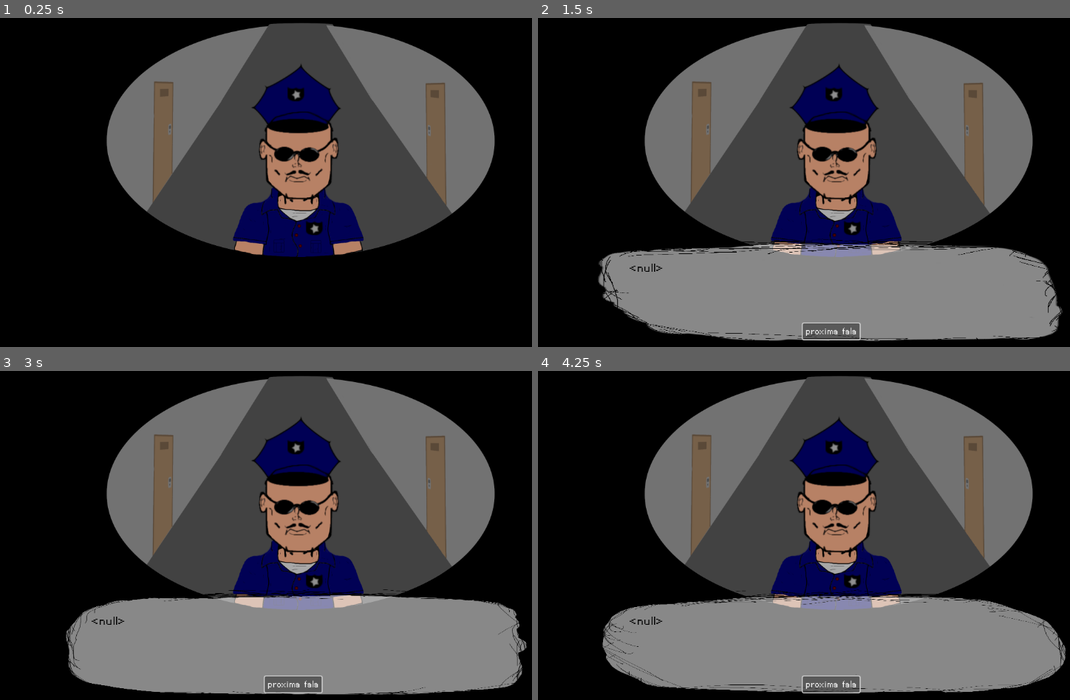
Above: before the commit, frames 1-4 (two rows, left to right).
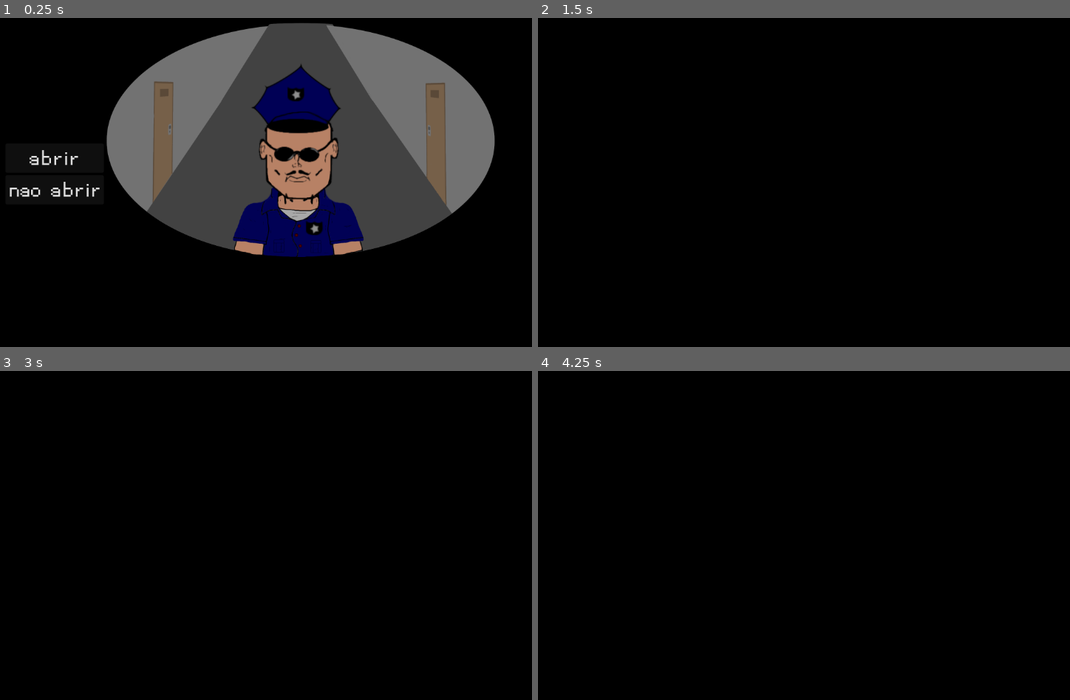
Above: after the commit, the same moments.

Repository: VeyJhow/DevJam-RolesReversed
Game: Godot game, scene res://policial.tscn
Same seed, same stepped clock (60 frames per second), same inputs: the game is played once before the commit and once after it.
Inputs (mouse positions are in pixels of both pictures, inside the frame that each line leads up to):
- Up to frame 1 (0.25 s): no input
- Up to frame 2 (1.5 s): click (591, 159) at 0.5 s, where only the run after the commit has a clickable "abrir"; click "proxima fala" at 1.25 s
- Up to frame 3 (3 s): click (53, 542) at 2 s, where only the run after the commit has a clickable "nao abrir"; click "proxima fala" at 2.75 s
- Up to frame 4 (4.25 s): click "proxima fala" (after the commit: "abrir") at 3.5 s

The runs differ from the first frame. In frame 1, 0.4% of the frame differs, in the area x 1-19%, y 40-55%; in frame 2, 61%; in frame 3, 62%, in the area x 12-100%, y 1-99%; in frame 4, 61%.

Commit message:
Fiz a primeira fase

Diff:
--- a/dialogue.gd
+++ b/dialogue.gd
@@ -1,4 +1,6 @@
 extends Control
+
+signal play_audio
 
 var text_index = -1
 @onready var animated = $AnimatedSprite2D
@@ -21,9 +23,18 @@
 func _process(_delta):
 	label.text = str(initial_text)
 	if initial_text == null:
-		pass
+		label.set_self_modulate("ffffff00")
+		animplay.play("get_down")
 
 func _on_button_pressed():
 	var text_array : Array = [ntext1,ntext2,ntext3,ntext4,ntext5,ntext6,ntext7,ntext8]
 	text_index += 1
 	initial_text = text_array[text_index]
+	play_audio.emit()
+
+func _on_animation_player_animation_finished(anim_name):
+	match anim_name:
+		"get_down":
+			queue_free()
+		"get_up":
+			play_audio.emit()
--- a/dialogue.tscn
+++ b/dialogue.tscn
@@ -118,17 +118,16 @@
 script = ExtResource("1_hah43")
 
 [node name="AnimatedSprite2D" type="AnimatedSprite2D" parent="."]
-position = Vector2(576, 840)
+position = Vector2(576, 540)
 scale = Vector2(0.5, 0.2)
 sprite_frames = SubResource("SpriteFrames_pjp8l")
 
 [node name="Label" type="Label" parent="."]
-custom_minimum_size = Vector2(576, 3)
 layout_mode = 0
 offset_left = 183.0
-offset_top = 780.0
-offset_right = 1033.0
-offset_bottom = 807.0
+offset_top = 480.0
+offset_right = 1008.0
+offset_bottom = 507.0
 theme_override_colors/font_color = Color(0, 0, 0, 1)
 theme_override_fonts/font = ExtResource("4_2mkub")
 theme_override_font_sizes/font_size = 31
@@ -137,9 +136,9 @@
 [node name="Button" type="Button" parent="."]
 layout_mode = 0
 offset_left = 520.5
-offset_top = 902.0
+offset_top = 602.0
 offset_right = 631.5
-offset_bottom = 933.0
+offset_bottom = 633.0
 theme_override_fonts/font = ExtResource("4_2mkub")
 theme_override_font_sizes/font_size = 24
 text = "proxima fala"
@@ -150,3 +149,4 @@
 }
 
 [connection signal="pressed" from="Button" to="." method="_on_button_pressed"]
+[connection signal="animation_finished" from="AnimationPlayer" to="." method="_on_animation_player_animation_finished"]
--- a/policial.gd
+++ b/policial.gd
@@ -1,6 +1,65 @@
 extends Node2D
 
 @onready var dialogue = $dialogue
+@onready var animplay = $AnimationPlayer
+@onready var colorrect = $ColorRect
+@onready var audioplay : Array = [$audio_good,$audio_bad]
+@onready var animated = $Sprite2D
+var scene_factor : Array = [1,2,3,4]
+var button1_scene
+var button2_scene
+var audio_index : int
 
 func _ready():
+	var random_numer = scene_factor.pick_random()
+	if random_numer == 1:
+		good_path()
+	else:
+		bad_path()
 	dialogue.initial_text = "Senhor, tem sangue na sua porta, saia imediatamente para que eu possa investigar"
+
+func good_path():
+	audio_index = 0
+	button1_scene = "good"
+	button2_scene = "bad"
+	dialogue.ntext1 = "Eu sou o oficial de policia local e recebi um chamado de emergencia de um vizinho"
+	dialogue.ntext2 = "Eu devo garantir a seguranca de todos no local, deixe me entrar"
+	dialogue.ntext3 = "Recebemos denuncias no local, preciso garantir a sua seguranca"
+	dialogue.ntext4 = "Precisamos fazer uma inspecao de rotina em todas as residencias, deixe me entrar agora"
+	dialogue.ntext5 = "Deixe me entrar, farei apenas algumas perguntas"
+	dialogue.ntext6 = "Senhor,temos um mandato de busca precisamos entrar agora"
+	dialogue.ntext7 = null
+
+func bad_path():
+	audio_index = 1
+	button1_scene = "bad"
+	button2_scene = "good"
+	var frame = ["frame1","frame2"]
+	animated.play(frame.pick_random())
+	dialogue.ntext1 = "Senhor, precisamos ter certeza de que todos sejam devorados"
+	dialogue.ntext2 = "Eu devo garantir a seguranca de todos no local, deixe me entrar"
+	dialogue.ntext3 = "Com licenca,temos um mandato de busca e devoracao, pode por favor abrir a porta"
+	dialogue.ntext4 = "Precisamos fazer uma inspecao de rotina em todas as residencias, deixe me entrar agora"
+	dialogue.ntext5 = "Deixe me entrar, farei apenas algumas perguntas"
+	dialogue.ntext7 = "Criatura insolente, abra ou morra"
+	dialogue.ntext8 = null
+
+func _on_button_pressed():
+	audioplay[audio_index].stop()
+	colorrect.position.y = 0
+	animplay.play("button1_pressed")
+
+func _on_button_2_pressed():
+	audioplay[audio_index].stop()
+	colorrect.position.y = 0
+	animplay.play("button2_pressed")
+
+func _on_animation_player_animation_finished(anim_name):
+	match anim_name:
+		"button1_pressed":
+			print(button1_scene)
+		"button2_pressed":
+			print(button2_scene)
+
+func _on_dialogue_play_audio():
+	audioplay[audio_index].play()
--- a/policial.tscn
+++ b/policial.tscn
@@ -1,8 +1,19 @@
-[gd_scene load_steps=5 format=3 uid="uid://cq4tsrjgmd2q"]
+[gd_scene load_steps=21 format=3 uid="uid://cq4tsrjgmd2q"]
 
 [ext_resource type="Texture2D" uid="uid://bu2368s6gwmh6" path="res://sprites/POLICA.png" id="1_1c5i5"]
 [ext_resource type="Script" path="res://policial.gd" id="1_kxwhe"]
 [ext_resource type="PackedScene" uid="uid://xr7p2usq6ri4" path="res://dialogue.tscn" id="2_8aigs"]
+[ext_resource type="FontFile" uid="uid://b36kko3m2skoy" path="res://sprites/Pixellettersfull-BnJ5.ttf" id="4_jxfiq"]
+[ext_resource type="AudioStream" uid="uid://bhm580g4pcupo" path="res://audio/policial fala 1.wav" id="5_i1mfg"]
+[ext_resource type="AudioStream" uid="uid://d15kky17bu07g" path="res://audio/policial fala 2.wav" id="6_7iu34"]
+[ext_resource type="AudioStream" uid="uid://c7mmchbesoei5" path="res://audio/policial fala 3.wav" id="7_r1a86"]
+[ext_resource type="AudioStream" uid="uid://da3bywaxcweab" path="res://audio/policial fala 4.wav" id="8_xsfqc"]
+[ext_resource type="AudioStream" uid="uid://dmas7vv7e80uy" path="res://audio/policial fala 5.wav" id="9_bsxsd"]
+[ext_resource type="AudioStream" uid="uid://dbperodyy313h" path="res://audio/policial fala 6.wav" id="10_wb8q4"]
+[ext_resource type="AudioStream" uid="uid://dbxufw5jpqxjy" path="res://audio/policial fala 7.wav" id="11_bqeu2"]
+[ext_resource type="AudioStream" uid="uid://dw3bjhqcrxu7d" path="res://audio/policial fala ruim 1.wav" id="12_u6qlx"]
+[ext_resource type="AudioStream" uid="uid://dh8nbprb6qety" path="res://audio/policial fala ruim 2.wav" id="13_1omrj"]
+[ext_resource type="AudioStream" uid="uid://cgoqp3qwjosr1" path="res://audio/policial fala ruim 3.wav" id="14_lavp6"]
 
 [sub_resource type="SpriteFrames" id="SpriteFrames_turwr"]
 animations = [{
@@ -11,9 +22,90 @@
 "texture": ExtResource("1_1c5i5")
 }],
 "loop": true,
-"name": &"default",
+"name": &"frame1",
+"speed": 5.0
+}, {
+"frames": [{
+"duration": 1.0,
+"texture": ExtResource("1_1c5i5")
+}],
+"loop": true,
+"name": &"frame2",
 "speed": 5.0
 }]
+
+[sub_resource type="Animation" id="Animation_o4j2h"]
+resource_name = "button1_pressed"
+tracks/0/type = "value"
+tracks/0/imported = false
+tracks/0/enabled = true
+tracks/0/path = NodePath("ColorRect:self_modulate")
+tracks/0/interp = 1
+tracks/0/loop_wrap = true
+tracks/0/keys = {
+"times": PackedFloat32Array(0.5, 0.9),
+"transitions": PackedFloat32Array(1, 1),
+"update": 0,
+"values": [Color(1, 1, 1, 0), Color(1, 1, 1, 1)]
+}
+
+[sub_resource type="Animation" id="Animation_n26nv"]
+resource_name = "button2_pressed"
+tracks/0/type = "value"
+tracks/0/imported = false
+tracks/0/enabled = true
+tracks/0/path = NodePath("ColorRect:self_modulate")
+tracks/0/interp = 1
+tracks/0/loop_wrap = true
+tracks/0/keys = {
+"times": PackedFloat32Array(0.5, 1),
+"transitions": PackedFloat32Array(1, 1),
+"update": 0,
+"values": [Color(1, 1, 1, 0), Color(1, 1, 1, 1)]
+}
+
+[sub_resource type="AnimationLibrary" id="AnimationLibrary_8xalc"]
+_data = {
+"button1_pressed": SubResource("Animation_o4j2h"),
+"button2_pressed": SubResource("Animation_n26nv")
+}
+
+[sub_resource type="AudioStreamRandomizer" id="AudioStreamRandomizer_yv1k2"]
+playback_mode = 2
+streams_count = 7
+stream_0/stream = ExtResource("5_i1mfg")
+stream_0/weight = 1.0
+stream_1/stream = ExtResource("6_7iu34")
+stream_1/weight = 1.0
+stream_2/stream = ExtResource("7_r1a86")
+stream_2/weight = 1.0
+stream_3/stream = ExtResource("8_xsfqc")
+stream_3/weight = 1.0
+stream_4/stream = ExtResource("9_bsxsd")
+stream_4/weight = 1.0
+stream_5/stream = ExtResource("10_wb8q4")
+stream_5/weight = 1.0
+stream_6/stream = ExtResource("11_bqeu2")
+stream_6/weight = 1.0
+
+[sub_resource type="AudioStreamRandomizer" id="AudioStreamRandomizer_k5up0"]
+playback_mode = 2
+streams_count = 8
+stream_0/stream = ExtResource("5_i1mfg")
+stream_0/weight = 1.0
+stream_1/weight = 1.0
+stream_2/stream = ExtResource("12_u6qlx")
+stream_2/weight = 1.0
+stream_3/stream = ExtResource("7_r1a86")
+stream_3/weight = 1.0
+stream_4/stream = ExtResource("13_1omrj")
+stream_4/weight = 1.0
+stream_5/stream = ExtResource("9_bsxsd")
+stream_5/weight = 1.0
+stream_6/stream = ExtResource("10_wb8q4")
+stream_6/weight = 1.0
+stream_7/stream = ExtResource("14_lavp6")
+stream_7/weight = 1.0
 
 [node name="policial" type="Node2D"]
 script = ExtResource("1_kxwhe")
@@ -22,8 +114,47 @@
 position = Vector2(576, 271)
 scale = Vector2(0.5, 0.5)
 sprite_frames = SubResource("SpriteFrames_turwr")
+animation = &"frame2"
 
 [node name="dialogue" parent="." instance=ExtResource("2_8aigs")]
 offset_bottom = 0.0
 
+[node name="Button" type="Button" parent="."]
+offset_left = 15.0
+offset_top = 250.0
+offset_right = 207.0
+offset_bottom = 307.0
+theme_override_fonts/font = ExtResource("4_jxfiq")
+theme_override_font_sizes/font_size = 56
+text = "abrir"
+
+[node name="Button2" type="Button" parent="."]
+offset_left = 15.0
+offset_top = 312.0
+offset_right = 207.0
+offset_bottom = 369.0
+theme_override_fonts/font = ExtResource("4_jxfiq")
+theme_override_font_sizes/font_size = 56
+text = "nao abrir"
+
+[node name="ColorRect" type="ColorRect" parent="."]
+self_modulate = Color(1, 1, 1, 0)
+offset_top = -648.0
+offset_right = 1152.0
+color = Color(0, 0, 0, 1)
+
 [node name="AnimationPlayer" type="AnimationPlayer" parent="."]
+libraries = {
+"": SubResource("AnimationLibrary_8xalc")
+}
+
+[node name="audio_good" type="AudioStreamPlayer" parent="."]
+stream = SubResource("AudioStreamRandomizer_yv1k2")
+
+[node name="audio_bad" type="AudioStreamPlayer" parent="."]
+stream = SubResource("AudioStreamRandomizer_k5up0")
+
+[connection signal="play_audio" from="dialogue" to="." method="_on_dialogue_play_audio"]
+[connection signal="pressed" from="Button" to="." method="_on_button_pressed"]
+[connection signal="pressed" from="Button2" to="." method="_on_button_2_pressed"]
+[connection signal="animation_finished" from="AnimationPlayer" to="." method="_on_animation_player_animation_finished"]
Not shown, added: audio/policial fala 1.wav.import
Not shown, added: audio/policial fala 2.wav.import
Not shown, added: audio/policial fala 3.wav.import
Not shown, added: audio/policial fala 4.wav.import
Not shown, added: audio/policial fala 5.wav.import
Not shown, added: audio/policial fala 6.wav.import
Not shown, added: audio/policial fala 7.wav.import
Not shown, added: audio/policial fala ruim 1.wav.import
Not shown, added: audio/policial fala ruim 2.wav.import
Not shown, added: audio/policial fala ruim 3.wav.import
Not shown, added: audio/policial fala 1.wav
Not shown, added: audio/policial fala 2.wav
(and 8 more such lines)
